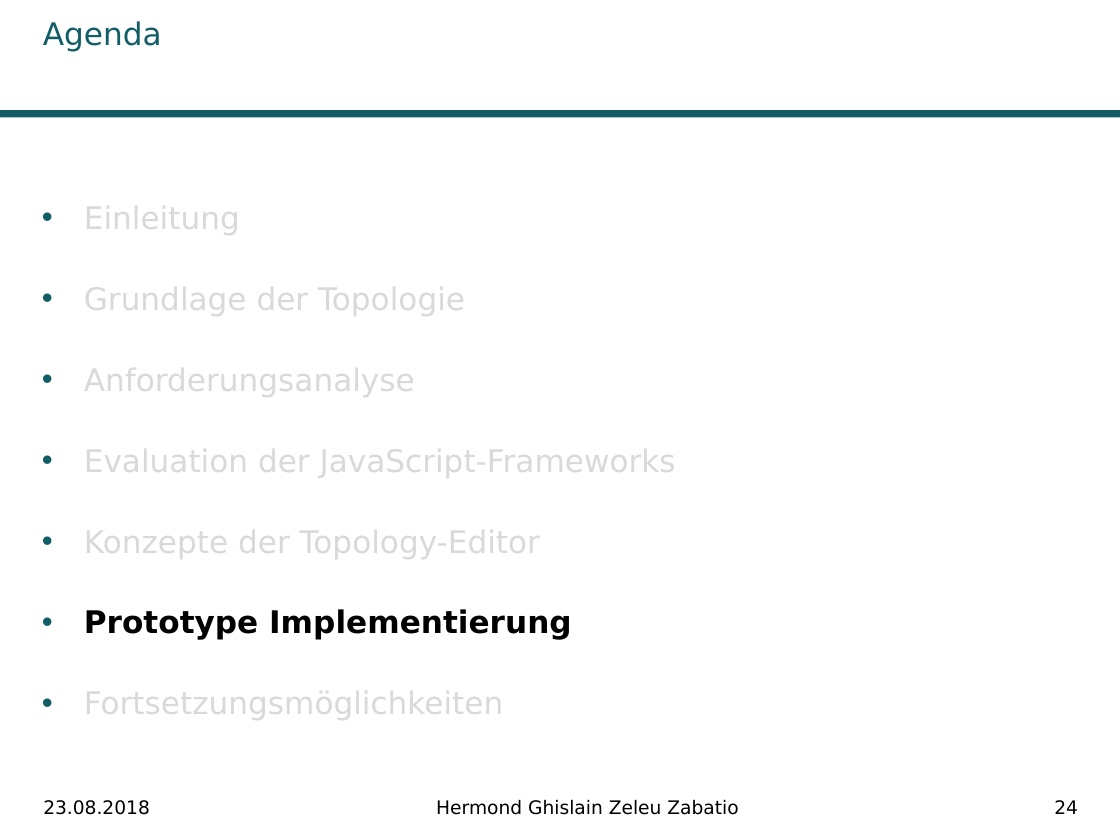
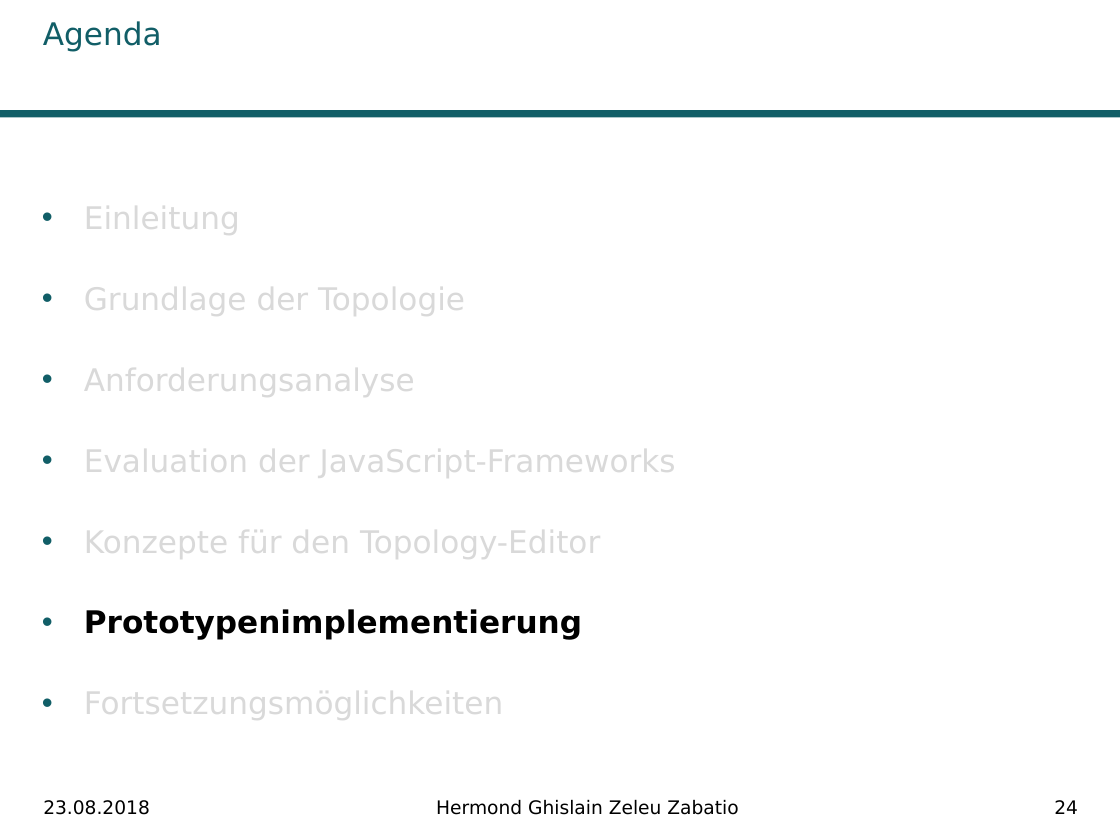
Before and after one commit to Ghislain1/zoe-fb-app, a slide deck: slide 24 of Master-Abschluss.pptx. Drawn at 1120x840 pixels with LibreOffice and Linux fonts; fonts in the diff are those of the drawing; background and template pictures are left out. Boxes give left, top, right and bottom in pixels: in the first picture for what was removed or moved away, otherwise in the second. Text is boxed around its words. In the diff, an @@ line names an element or a change of style, - is before the commit and + after.

```diff
--- a/Master-Abschluss.pptx
+++ b/Master-Abschluss.pptx
@@ text at [84,524,600,640]: text changed @@
-• Konzepte der Topology-Editor
-• Prototype Implementierung
+• Konzepte für den Topology-Editor
+• Prototypenimplementierung
```
Also in this commit, not shown: 14 other slides changed, 1 other file.
